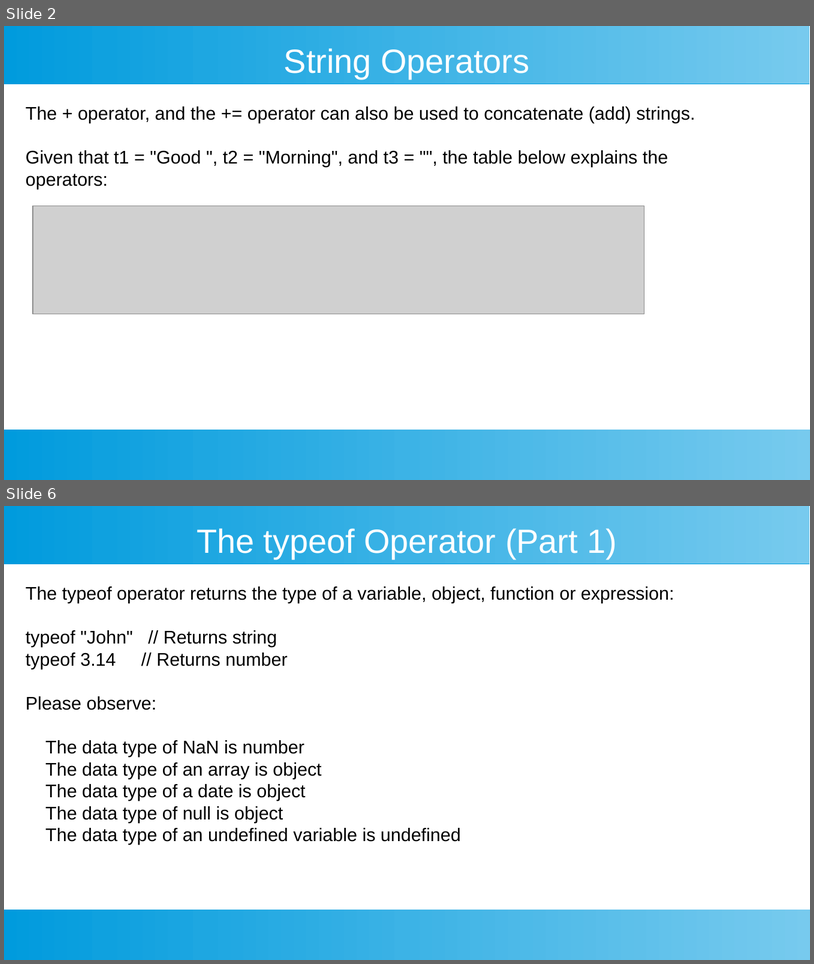
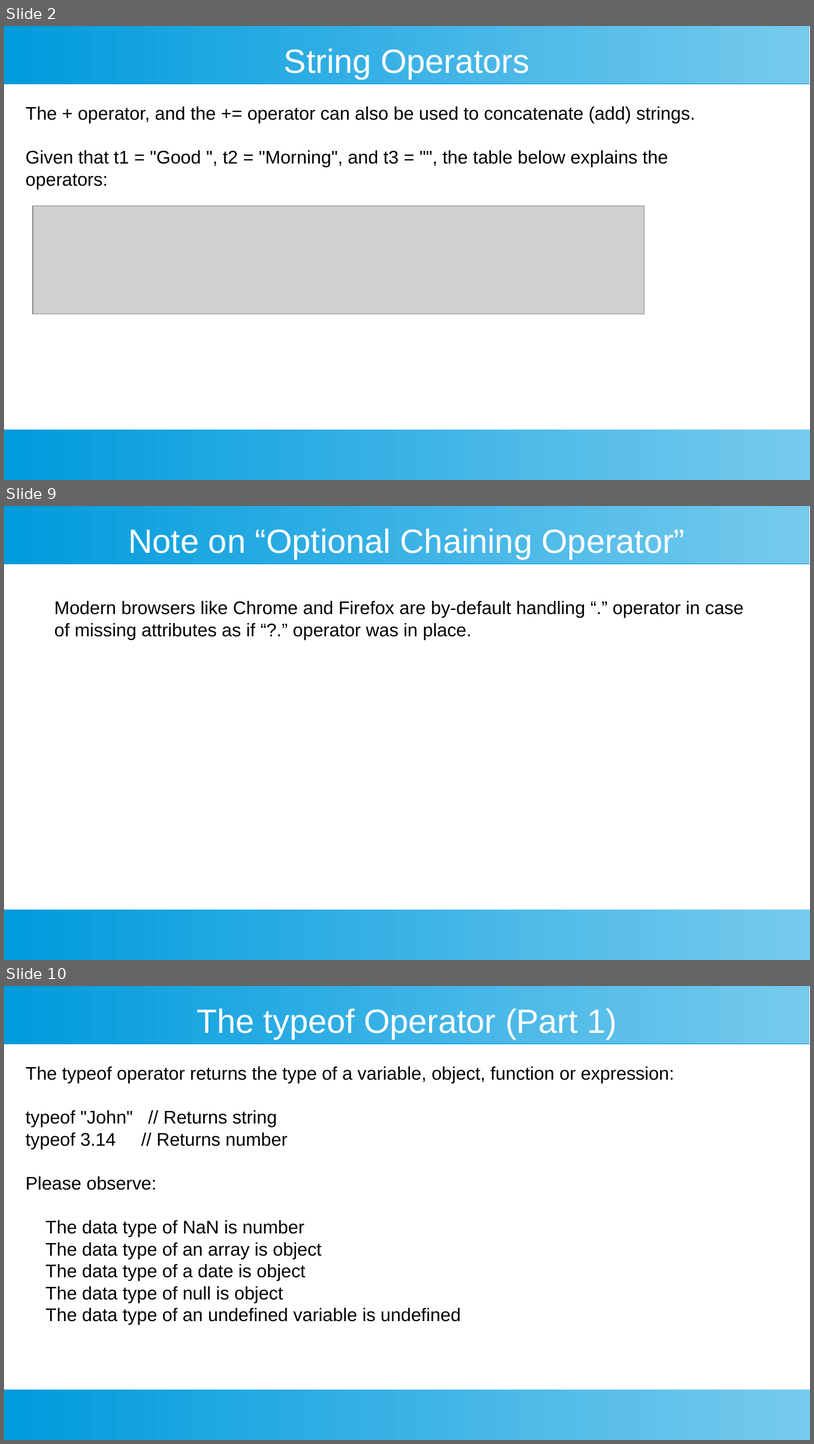
Before and after one commit to ashishjain1547/public_lessons_in_javascript, a slide deck: 3_Operators/special operators.odp. Shown one above the other, each under a label of ours: slides 2 and 6 before the commit, slides 2, 9 and 10 after it; the slides between them are not shown. The pictures are 814x964 and 814x1444 pixels, drawn with LibreOffice and Linux fonts; fonts in the diff are those of the drawing; grey boxes stand for pictures. Boxes give left, top, right and bottom in pixels: in the first picture for what was removed or moved away, otherwise in the second. Text is boxed around its words. In the diff, an @@ line names an element or a change of style, - is before the commit and + after.

```diff
--- a/3_Operators/special operators.odp
+++ b/3_Operators/special operators.odp
@@ slide 9 added at [4,506,810,960], background #FFFFFF; not listed: 2 template elements that a slide beside it also shows @@
@@ title added at [129,528,686,559], 33 pt, text #FFFFFF @@
+Note on “Optional Chaining Operator”
@@ text added at [54,601,744,639], 18 pt, text #000000 @@
+Modern browsers like Chrome and Firefox are by-default handling “.” operator in case of missing attributes as if “?.” operator was in place.
@@ what was slide 6 is now slide 10 @@
```
Also in this commit, not shown: 4 slides changed, 7 other slides added, 37 other files.
